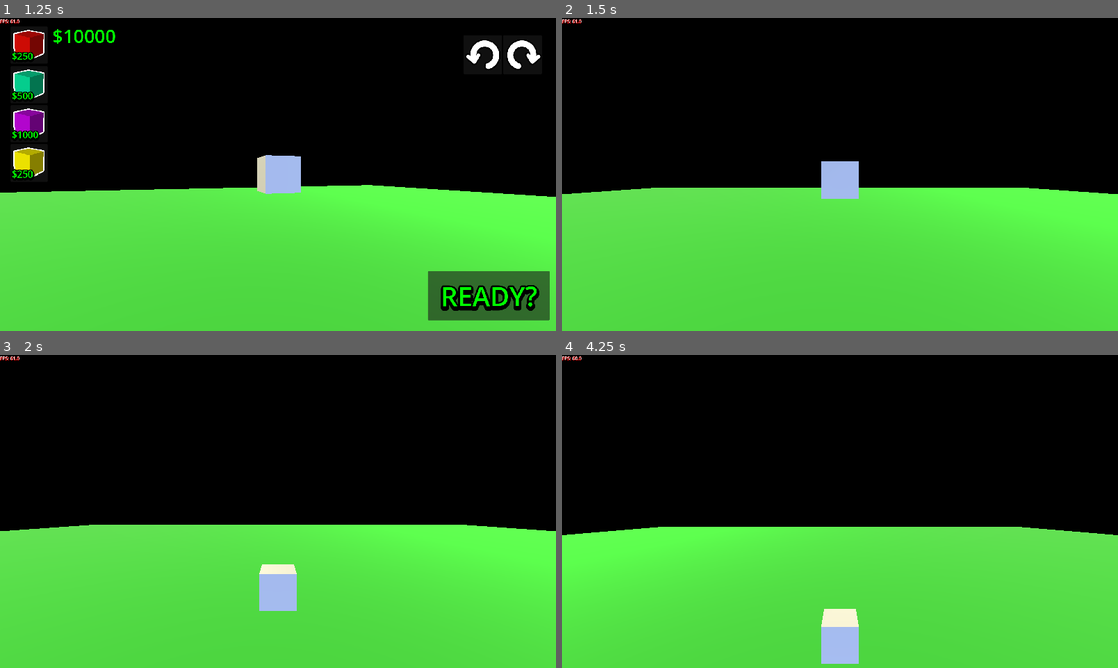
Above: before the commit, frames 1-4 (two rows, left to right).
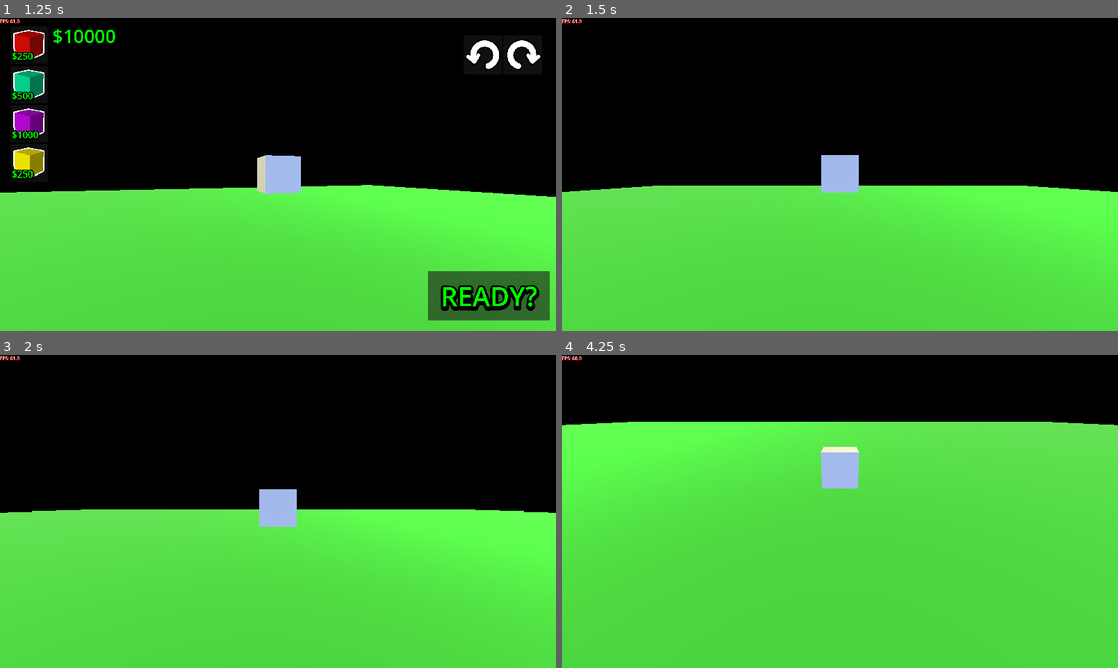
Above: after the commit, the same moments.

Repository: SuperGoon97/CAPJam2025
Game: Godot game, scene res://Scenes/Core/GameCore/game_core.tscn
Same seed, same stepped clock (60 frames per second), same inputs: the game is played once before the commit and once after it. The engine's default icon, where the game draws it, is replaced by a stand-in: a white triangle on a blue panel in a dark square.
Inputs (mouse positions are in pixels of both pictures, inside the frame that each line leads up to):
- Up to frame 1 (1.25 s): move the mouse to (400, 158) at 0.52 s; hold Right (Right) from 0.53 s (still down); click (400, 158) at 0.67 s
- Up to frame 2 (1.5 s): release Right (Right) at 1.25 s; click "READY?" at 1.25 s
- Up to frame 3 (2 s): no input
- Up to frame 4 (4.25 s): move the mouse to (728, 527) at 2.02 s; hold Down (Down) 2.03-2.78 s; tap Enter at 2.75 s; move the mouse to (895, 442) at 2.77 s; hold Right (Right) 2.78-3.53 s; move the mouse to (812, 574) at 3.52 s; hold Up (Up) from 3.53 s (still down); click (812, 574) at 3.67 s

Frame 1 is identical in both runs. In frame 2, 0.9% of the frame differs, in the area x 0-100%, y 43-58%; in frame 3, 6.5%; in frame 4, 40%, in the area x 0-100%, y 21-99%.

Commit message:
new_physics

Diff:
--- /dev/null
+++ b/template/Scenes/Components/custom_generic_6dof_joint3d.tscn
@@ -0,0 +1,12 @@
+[gd_scene load_steps=2 format=3 uid="uid://bidu7nnemvug4"]
+
+[ext_resource type="Script" uid="uid://c5nhyr568ov0u" path="res://Scripts/Components/custom_generic_6_dof_joint_3d.gd" id="1_qnxul"]
+
+[node name="CustomGeneric6DofJoint3d" type="Generic6DOFJoint3D"]
+linear_limit_x/upper_distance = 0.01
+linear_limit_y/upper_distance = 0.01
+linear_limit_z/upper_distance = 0.01
+linear_spring_x/enabled = true
+linear_spring_y/enabled = true
+linear_spring_z/enabled = true
+script = ExtResource("1_qnxul")
--- /dev/null
+++ b/template/Scenes/Components/custom_pin_joint.tscn
@@ -0,0 +1,5 @@
+[gd_scene format=3 uid="uid://d0tc0pq2bcftx"]
+
+[node name="CustomPinJoint" type="PinJoint3D"]
+params/bias = 0.5
+params/damping = 3.0
--- a/template/Scenes/GameScenes/RocketScenes/rocket_base.tscn
+++ b/template/Scenes/GameScenes/RocketScenes/rocket_base.tscn
@@ -12,9 +12,10 @@
 [node name="RocketBase" type="RigidBody3D" groups=["RocketPart"]]
 mass = 0.5
 center_of_mass_mode = 1
-inertia = Vector3(1, 1, 1)
+center_of_mass = Vector3(0, -0.1, 0)
+inertia = Vector3(100, 100, 100)
 freeze = true
-angular_damp = 10.0
+angular_damp = 30.0
 script = ExtResource("1_dudsn")
 
 [node name="RocketCollisionShape" type="CollisionShape3D" parent="."]
--- a/template/Scenes/GameScenes/RocketScenes/rocket_body_test.tscn
+++ b/template/Scenes/GameScenes/RocketScenes/rocket_body_test.tscn
@@ -5,22 +5,21 @@
 
 [node name="RocketBase" instance=ExtResource("1_v2ct2")]
 mass = 0.75
-freeze = true
 
 [node name="RocketSocketPoint" parent="." index="2" instance=ExtResource("2_xcyed")]
-transform = Transform3D(1, 0, 0, 0, 1, 0, 0, 0, 1, 0, 0, 0.4955498)
+transform = Transform3D(1, 0, 0, 0, 1, 0, 0, 0, 1, 0, 0, 0.52591693)
 
 [node name="RocketSocketPoint2" parent="." index="3" instance=ExtResource("2_xcyed")]
-transform = Transform3D(1, 0, 0, 0, 1, 0, 0, 0, 1, 0, 0, -0.5025914)
+transform = Transform3D(1, 0, 0, 0, 1, 0, 0, 0, 1, 0, 0, -0.5293146)
 
 [node name="RocketSocketPoint3" parent="." index="4" instance=ExtResource("2_xcyed")]
-transform = Transform3D(1, 0, 0, 0, 1, 0, 0, 0, 1, 0, 0.50004697, 0.005548835)
+transform = Transform3D(1, 0, 0, 0, 1, 0, 0, 0, 1, 0, 0.51826733, 0.005548835)
 
 [node name="RocketSocketPoint4" parent="." index="5" instance=ExtResource("2_xcyed")]
-transform = Transform3D(1, 0, 0, 0, 1, 0, 0, 0, 1, 0.49544883, 0, 0.0019210577)
+transform = Transform3D(1, 0, 0, 0, 1, 0, 0, 0, 1, 0.5224347, 0, 0.0019210577)
 
 [node name="RocketSocketPoint5" parent="." index="6" instance=ExtResource("2_xcyed")]
-transform = Transform3D(1, 0, 0, 0, 1, 0, 0, 0, 1, 0, -0.49847037, -0.004121065)
+transform = Transform3D(1, 0, 0, 0, 1, 0, 0, 0, 1, 0, -0.5251936, -0.004121065)
 
 [node name="RocketSocketPoint6" parent="." index="7" instance=ExtResource("2_xcyed")]
-transform = Transform3D(1, 0, 0, 0, 1, 0, 0, 0, 1, -0.504527, 0, -0.004120946)
+transform = Transform3D(1, 0, 0, 0, 1, 0, 0, 0, 1, -0.5218751, 0, -0.004120946)
--- a/template/Scenes/GameScenes/RocketScenes/rocket_thruster_base_test.tscn
+++ b/template/Scenes/GameScenes/RocketScenes/rocket_thruster_base_test.tscn
@@ -6,14 +6,15 @@
 [ext_resource type="PackedScene" uid="uid://blrbcw6akeaon" path="res://Scenes/GameScenes/RocketScenes/rocket_socket_point.tscn" id="3_vihcf"]
 
 [node name="RocketThrusterBaseTest" instance=ExtResource("1_egyx3")]
+angular_damp = 30.0
 script = ExtResource("2_tertj")
-thrust_force = 5000.0
+thrust_force = 1000.0
 
 [node name="MeshInstance3D" parent="." index="1"]
 material_override = ExtResource("2_o568j")
 
 [node name="RocketSocketPoint" parent="." index="2" instance=ExtResource("3_vihcf")]
-transform = Transform3D(1, 0, 0, 0, 1, 0, 0, 0, 1, 0, 0.50803, 0)
+transform = Transform3D(1, 0, 0, 0, 1, 0, 0, 0, 1, 0, 0.50396293, 0)
 
 [node name="ThrustPoint" type="Node3D" parent="." index="3"]
 transform = Transform3D(1, 0, 0, 0, 1, 0, 0, 0, 1, 0, -0.77730733, 0)
--- /dev/null
+++ b/template/Scripts/Components/custom_generic_6_dof_joint_3d.gd
@@ -0,0 +1,4 @@
+extends Generic6DOFJoint3D
+
+func _physics_process(delta: float) -> void:
+	pass
--- a/template/Scripts/Game/Camera/main_camera.gd
+++ b/template/Scripts/Game/Camera/main_camera.gd
@@ -14,6 +14,9 @@
 
 var root_rocket:RocketBase = null
 
+var _look_at_mode:bool = false
+var _target_y:float = 0.0
+
 @onready var default_position:Vector3 = position
 @onready var _desired_z:float = default_position.z
 
@@ -21,13 +24,21 @@
 	if GVar.signal_bus == null:
 		await GVar.scene_manager.game_ready
 		GVar.signal_bus.rocket_part_added.connect(recalculate_size)
+		GVar.signal_bus.rocket_launch.connect(_rocket_launched)
 	setup()
 
 func _physics_process(delta: float) -> void:
 	if position.z < _desired_z:
 		var dif:float = _desired_z - position.z
 		position.z += pow(dif,2.0) * delta
-
+	if _look_at_mode:
+		var cntr_point:Vector3 = get_center_point()
+		look_at(cntr_point)
+		if cntr_point.y != global_position.y:
+			_target_y = cntr_point.y
+		if _target_y != global_position.y:
+			var dist = _target_y - global_position.y
+			global_position.y += dist * delta * 30.0
 func setup():
 	if root_rocket == null:
 		while root_rocket == null:
@@ -72,6 +83,9 @@
 	else:
 		_desired_z = default_position.z + (z_dif * z_pos_change_mod)
 
+func _rocket_launched():
+	_look_at_mode = true
+
 func get_rocket_part_array() -> Array[Node3D]:
 	var array_nodes:Array[Node] = get_tree().get_nodes_in_group("RocketPart")
 	var array_rocket_parts:Array[Node3D]
--- a/template/Scripts/Game/Rocket/rocket_base.gd
+++ b/template/Scripts/Game/Rocket/rocket_base.gd
@@ -2,8 +2,13 @@
 
 signal do_socket_overlap_check
 
+const CUSTOM_GENERIC_6_DOF_JOINT_3D = preload("res://Scenes/Components/custom_generic_6dof_joint3d.tscn")
+const CUSTOM_PIN_JOINT = preload("res://Scenes/Components/custom_pin_joint.tscn")
+
+
 var _parent:RigidBody3D = null
 var _attached_socket:RocketSocketPoint
+var _array_joints:Array[PinJoint3D]
 
 @onready var rocket_collision_shape: CollisionShape3D = $RocketCollisionShape
 @onready var rocket_socket_check_area: Area3D = $RocketSocketCheckArea
@@ -12,6 +17,19 @@
 	if !GVar.signal_bus:
 		await GVar.scene_manager.game_ready
 	GVar.signal_bus.physics_enabled.connect(unfreeze)
+
+func _physics_process(_delta: float) -> void:
+	for node in _array_joints:
+		if global_position.distance_to(node.global_position) > 1.0:
+			explode()
+
+
+func explode():
+		for i in _array_joints.size():
+			print_rich("[color=red]Successful break[/color]")
+			var joint:Node3D = _array_joints.pop_back()
+			joint.call_deferred("queue_free")
+
 
 func setup(new_parent:RigidBody3D,new_attached_socket:RocketSocketPoint):
 	_parent = new_parent
@@ -33,13 +51,16 @@
 				overlapping_sockets.push_back(area.get_parent())
 
 	for socket in overlapping_sockets:
-		var new_joint:Generic6DOFJoint3D = Generic6DOFJoint3D.new()
-		add_child(new_joint)
+		var new_joint:PinJoint3D = CUSTOM_PIN_JOINT.instantiate()
+		socket.get_parent().add_child(new_joint)
 		new_joint.exclude_nodes_from_collision = false
 		new_joint.global_position = socket.global_position
-		new_joint.node_a = self.get_path()
-		new_joint.node_b = socket.get_parent().get_path()
+		new_joint.node_a = socket.get_parent().get_path()
+		new_joint.node_b = self.get_path()
+		_array_joints.push_back(new_joint)
+		print_rich("[color=blue]"+str(_array_joints)+"[/color]")
 		socket.set_socket_enabled(false)
 	do_socket_overlap_check.emit()
+
 func unfreeze():
 	set_deferred("freeze",false)
--- a/template/Scripts/Game/Rocket/rocket_thruster.gd
+++ b/template/Scripts/Game/Rocket/rocket_thruster.gd
@@ -2,7 +2,7 @@
 
 @onready var thrust_point: Node3D = $ThrustPoint
 
-@export var thrust_force:float = 5000.0
+@export var thrust_force:float = 1000.0
 var _do_thrust:bool = false
 
 func _ready() -> void:
@@ -10,8 +10,9 @@
 	GVar.signal_bus.rocket_launch.connect(rocket_launch)
 
 func _physics_process(delta: float) -> void:
+	super(delta)
 	if _do_thrust:
-		apply_force(basis.y * thrust_force * delta,thrust_point.global_position)
+		apply_force(global_transform.basis.y * thrust_force * delta,thrust_point.global_position)
 
 func rocket_launch():
 	_do_thrust = true
--- a/template/project.godot
+++ b/template/project.godot
@@ -75,6 +75,15 @@
 ]
 }
 
+[physics]
+
+3d/physics_engine="Jolt Physics"
+jolt_physics_3d/simulation/velocity_steps=20
+jolt_physics_3d/simulation/position_steps=10
+jolt_physics_3d/simulation/penetration_slop=0.01
+jolt_physics_3d/simulation/baumgarte_stabilization_factor=0.1
+3d/solver/solver_iterations=32
+
 [rendering]
 
 textures/canvas_textures/default_texture_filter=0
Not shown, added: template/Scripts/Components/custom_generic_6_dof_joint_3d.gd.uid
Not shown, changed: .gitignore
